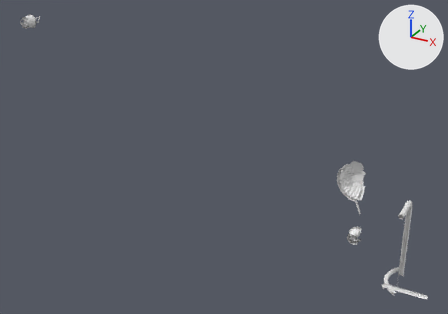
The OBJ model DarkChaos-Dev/gameitems/Primitive.LM_L_LMR1_Parts.obj as it was, and as the next commit left it.
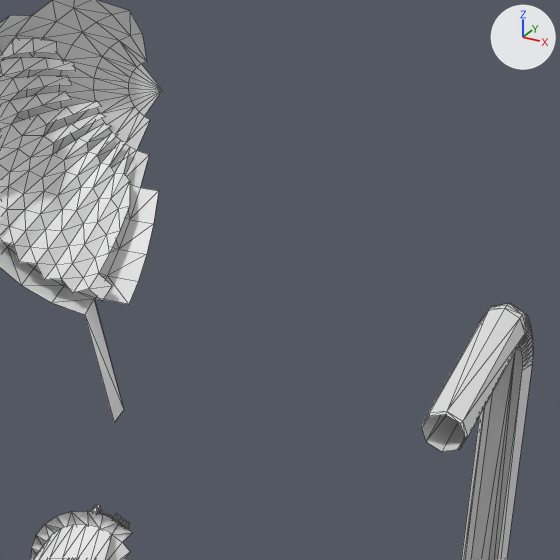
Each version appears first whole from a 50 mm camera at (375.0, -780.0, 843.0) aimed at (-1.0, -97.0, 501.0), and next in a close-up on the part from 77% to 93% of the width and 52% to 74% of the height. Every picture has the same lights, and +X, +Y and +Z are marked at upper right. The close-ups show mesh edges as thin lines. Where no turn or scale is listed for an object, it has been applied to the vertices. Vertices at the same position are counted once.

In view in the first close-up: 'LM_L_LMR1_Parts'.
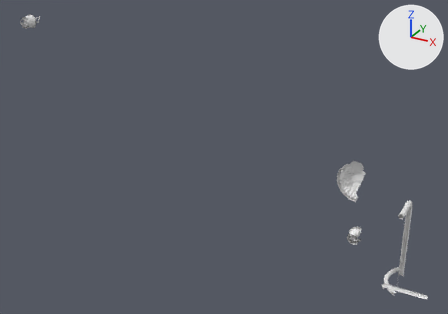
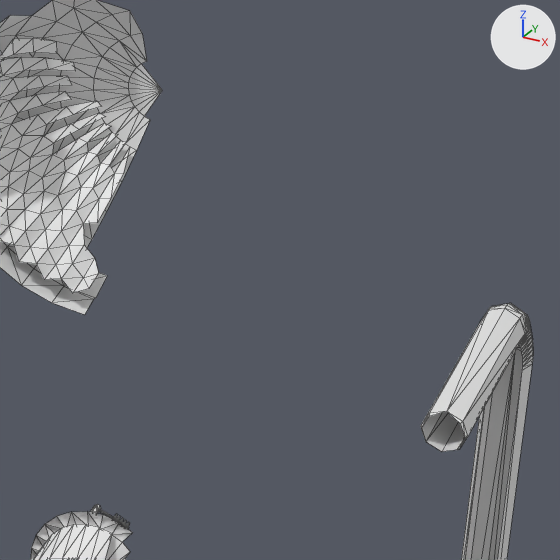
What differs and where, as boxes [x1, y1, x2, y2] in the close-ups (560 x 560 px):
part 1 of me_lm_l_lmr1_parts, cut back
    before: [52, 151, 459, 423]
    after: [52, 286, 95, 315]

Edits to the bpy script that builds the scene:
```text
Change me_lm_l_lmr1_parts:
    used by ob_lm_l_lmr1_parts; location = (0.0, 0.0, 0.0)
    remove me_lm_l_lmr1_parts.from_pydata(...)  # 1459 vertices, 2308 faces; spans x -287.0..287.0, y -163.0..-26.0, z 332.0..678.0
    add me_lm_l_lmr1_parts.from_pydata(...)  # 1438 vertices, 2270 faces; spans x -287.0..287.0, y -163.0..-26.0, z 332.0..678.0
    me_lm_l_lmr1_parts part 1
    21 vertices are removed from x 188.0..242.0, y -107.0..-82.0, z 468.0..502.0
    41 faces are deleted
    3 new faces join them
```
